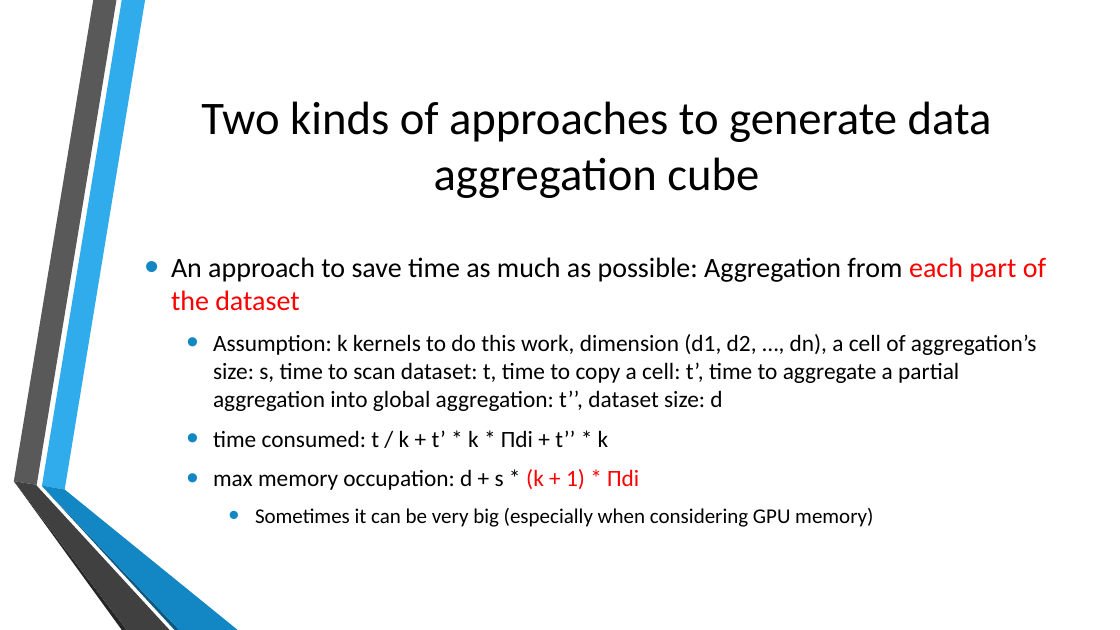
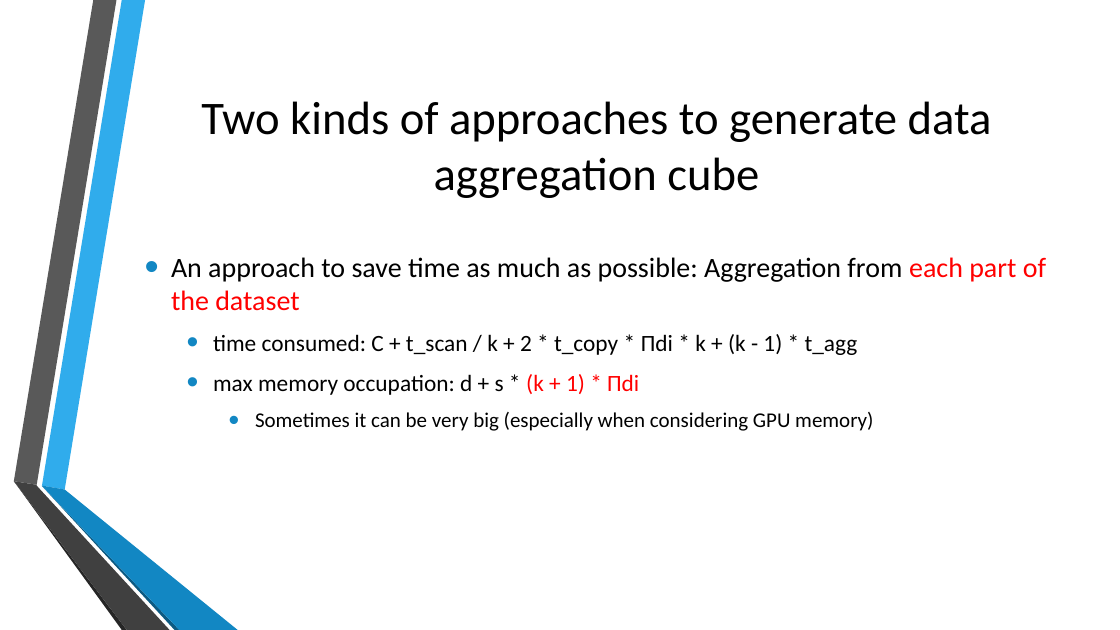
Before and after one commit to thoh-testarossa/Mirage-docs, a slide deck: slide 12 of thoh/presentations/20170426.pptx (slide 7 before the commit). Drawn at 1120x630 pixels with LibreOffice and Linux fonts; fonts in the diff are those of the drawing; background and template pictures are left out. Boxes give left, top, right and bottom in pixels: in the first picture for what was removed or moved away, otherwise in the second. Text is boxed around its words. In the diff, an @@ line names an element or a change of style, - is before the commit and + after.

```diff
--- a/thoh/presentations/20170426.pptx
+++ b/thoh/presentations/20170426.pptx
@@ text at (213, 334, 858, 355): text changed @@
-  • Assumption: k kernels to do this work, dimension (d1, d2, …, dn), a cell of aggregation’s size: s, time to scan dataset: t, time to copy a cell: t’, time to aggregate a partial aggregation into global aggregation: t’’, dataset size: d
-  • time consumed: t / k + t’ * k * Πdi + t’’ * k
+  • time consumed: C + t_scan / k + 2 * t_copy * Πdi * k + (k - 1) * t_agg
```
Also in this commit, not shown: 4 other slides changed, 15 slides added, 7 other files.
